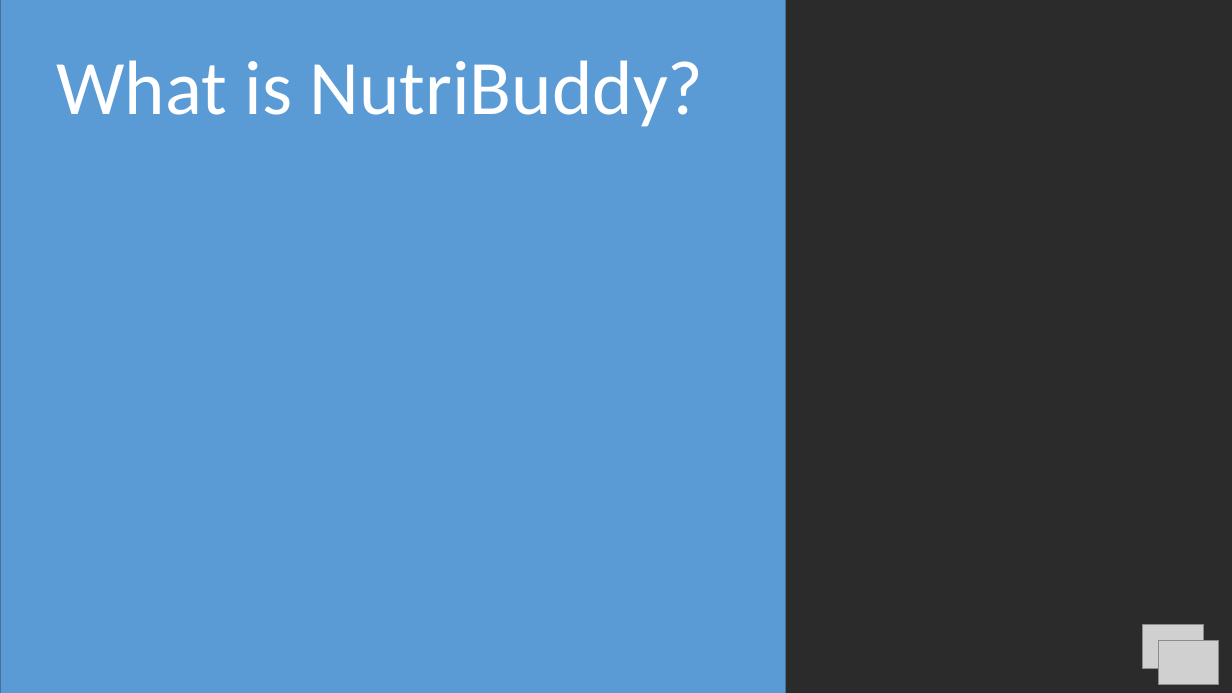
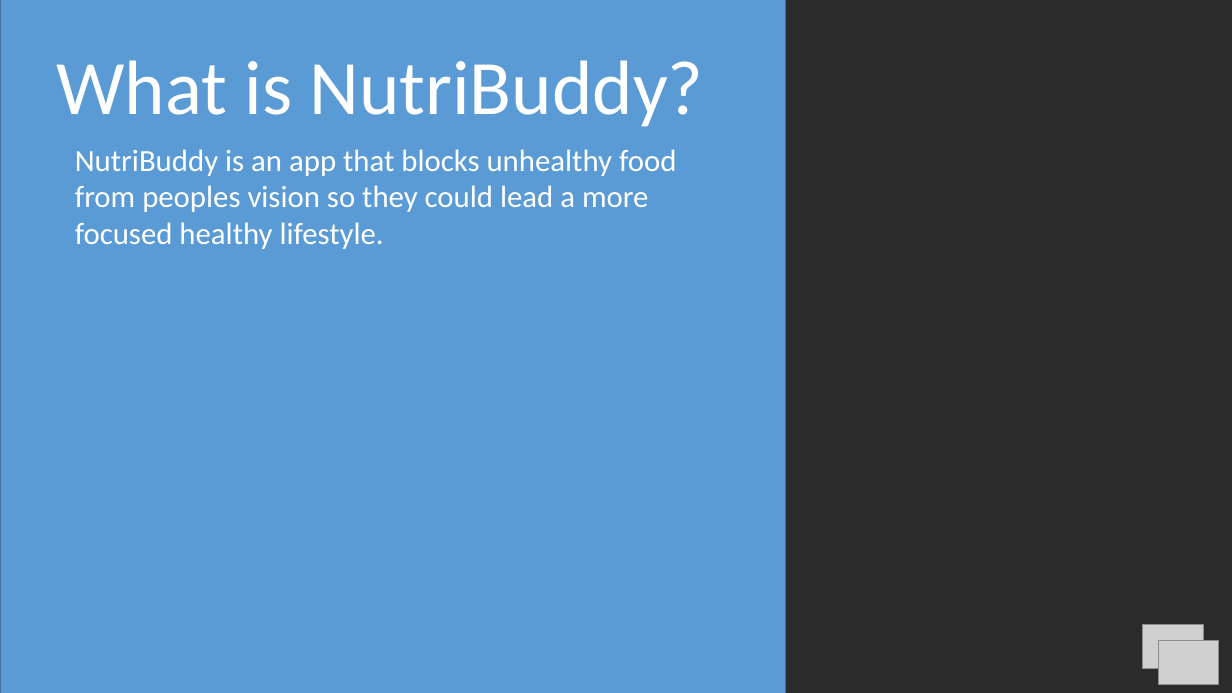
Before and after one commit to FozAhm/NutriBuddy, a slide deck: slide 2 of ConUHacks NutriBuddy Presentation.pptx. Drawn at 1232x693 pixels with LibreOffice and Linux fonts; fonts in the diff are those of the drawing; grey boxes stand for pictures; background and template pictures are left out; a plain dark background stands for a picture behind light text. Boxes give left, top, right and bottom in pixels: in the first picture for what was removed or moved away, otherwise in the second. Text is boxed around its words. In the diff, an @@ line names an element or a change of style, - is before the commit and + after.

```diff
--- a/ConUHacks NutriBuddy Presentation.pptx
+++ b/ConUHacks NutriBuddy Presentation.pptx
@@ text added at <box>75,149,676,249</box>, 24 pt, text #FFFFFF @@
+NutriBuddy is an app that blocks unhealthy food from peoples vision so they could lead a more focused healthy lifestyle.
```
Also in this commit, not shown: 4 slides added.
